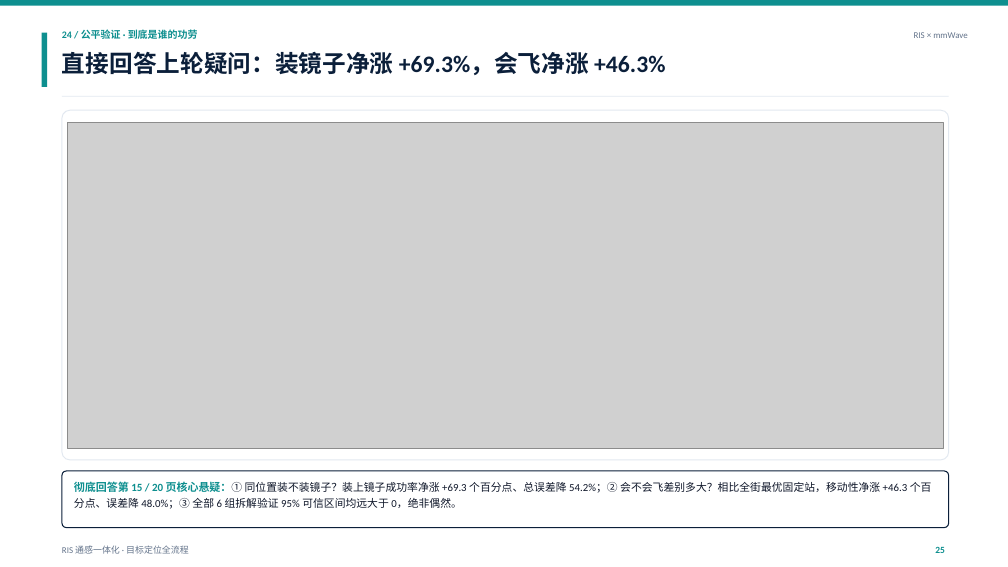
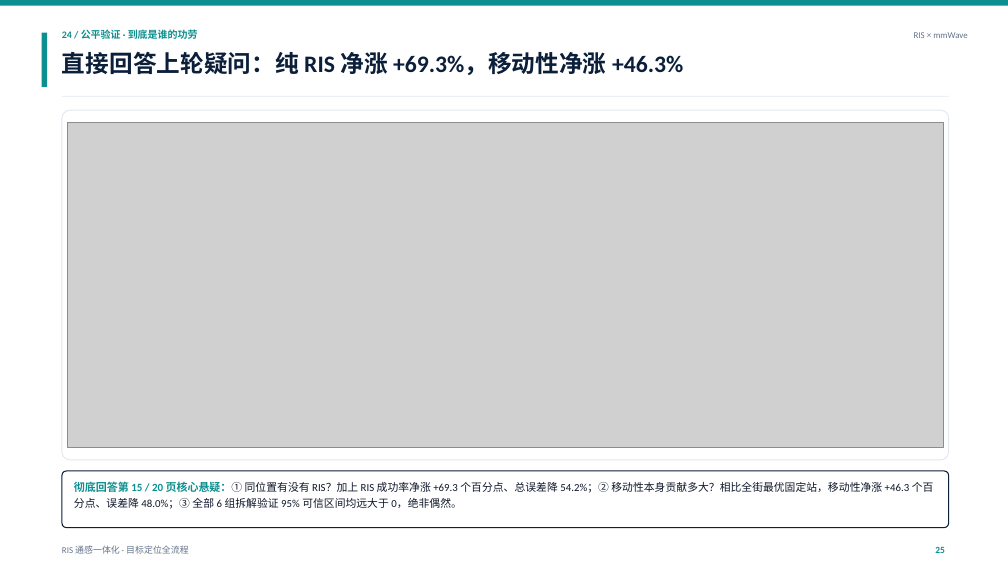
Before and after one commit to Fubuki007/ZTE_project, a slide deck: slide 25 of stage3-RIS与毫米波通感一体化联合优化算法方案/ppt/deliverables/RIS_通感一体化_定位全流程_结果补充_20261125_v5_通俗汇报版.pptx. Drawn at 1008x567 pixels with LibreOffice and Linux fonts; fonts in the diff are those of the drawing; grey boxes stand for pictures. Boxes give left, top, right and bottom in pixels: in the first picture for what was removed or moved away, otherwise in the second. Text is boxed around its words. In the diff, an @@ line names an element or a change of style, - is before the commit and + after.

```diff
--- a/stage3-RIS与毫米波通感一体化联合优化算法方案/ppt/deliverables/RIS_通感一体化_定位全流程_结果补充_20261125_v5_通俗汇报版.pptx
+++ b/stage3-RIS与毫米波通感一体化联合优化算法方案/ppt/deliverables/RIS_通感一体化_定位全流程_结果补充_20261125_v5_通俗汇报版.pptx
@@ text at <box>62,52,683,75</box>: text changed @@
-直接回答上轮疑问：装镜子净涨 +69.3%，会飞净涨 +46.3%
+直接回答上轮疑问：纯 RIS 净涨 +69.3%，移动性净涨 +46.3%
@@ text at <box>74,480,934,509</box>: text changed @@
-彻底回答第 15 / 20 页核心悬疑：① 同位置装不装镜子？装上镜子成功率净涨 +69.3 个百分点、总误差降 54.2%；② 会不会飞差别多大？相比全街最优固定站，移动性净涨 +46.3 个百分点、误差降 48.0%；③ 全部 6 组拆解验证 95% 可信区间均远大于 0，绝非偶然。
+彻底回答第 15 / 20 页核心悬疑：① 同位置有没有 RIS？加上 RIS 成功率净涨 +69.3 个百分点、总误差降 54.2%；② 移动性本身贡献多大？相比全街最优固定站，移动性净涨 +46.3 个百分点、误差降 48.0%；③ 全部 6 组拆解验证 95% 可信区间均远大于 0，绝非偶然。
```
Also in this commit, not shown: 6 other slides changed, 8 other files.
